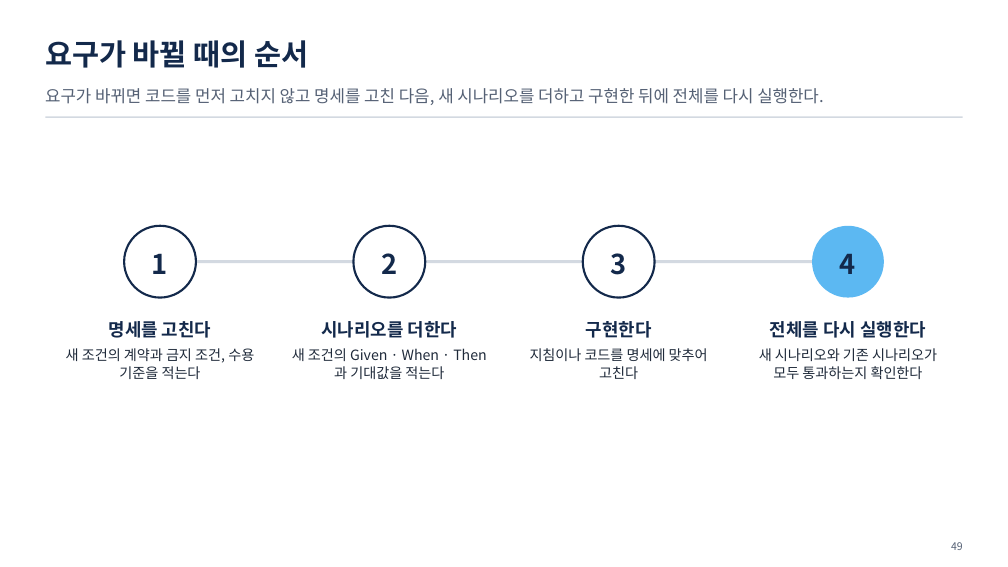
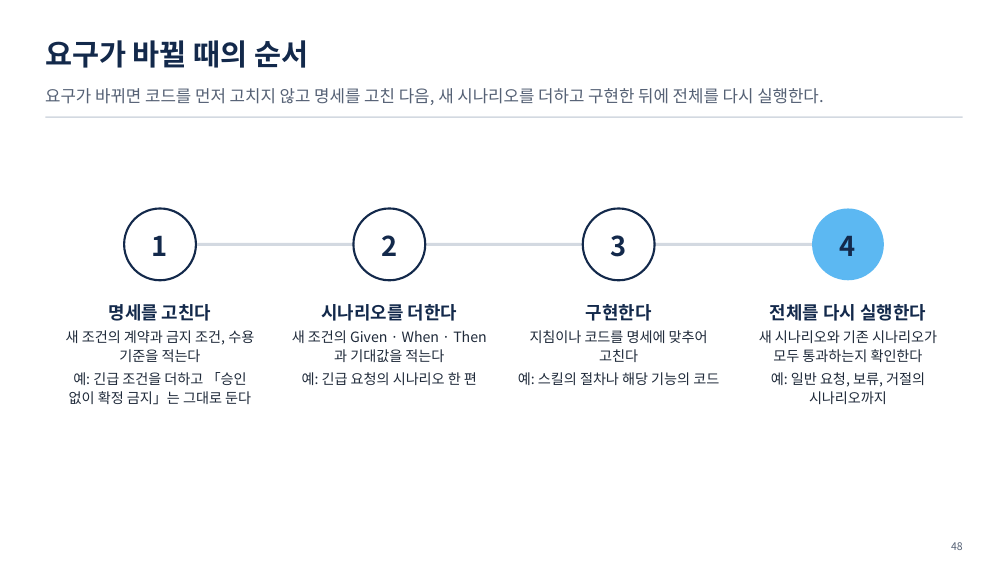
Before and after one commit to uengine-oss/hyd-iot-edu, a slide deck: slide 48 of docs/교재/통합반/08일차/통합반_08일차.pptx (slide 49 before the commit). Drawn at 1008x567 pixels with LibreOffice and Linux fonts; fonts in the diff are those of the drawing. Boxes give left, top, right and bottom in pixels: in the first picture for what was removed or moved away, otherwise in the second. Text is boxed around its words. In the diff, an @@ line names an element or a change of style, - is before the commit and + after.

```diff
--- a/docs/교재/통합반/08일차/통합반_08일차.pptx
+++ b/docs/교재/통합반/08일차/통합반_08일차.pptx
@@ 4 texts, 4 ellipses, 1 rectangle: place and size @@
-4 texts, 4 ellipses, 1 rectangle at [124, 226, 884, 298]
+4 texts, 4 ellipses, 1 rectangle at [124, 209, 884, 281]
@@ text "명세를 고친다": place and size @@
-text "명세를 고친다" at [66, 321, 254, 379]
+text "명세를 고친다" at [66, 304, 254, 405]
@@ text "시나리오를 더한다": place and size @@
-text "시나리오를 더한다" at [292, 321, 457, 379]
+text "시나리오를 더한다" at [292, 304, 477, 385]
@@ text "구현한다": place and size @@
-text "구현한다" at [530, 321, 708, 379]
+text "구현한다" at [518, 304, 719, 385]
@@ text "전체를 다시 실행한다": place and size @@
-text "전체를 다시 실행한다" at [759, 321, 937, 379]
+text "전체를 다시 실행한다" at [759, 304, 937, 404]
@@ text at [69, 372, 251, 405]: paragraph added @@
+예: 긴급 조건을 더하고 「승인 없이 확정 금지」는 그대로 둔다
@@ text at [302, 372, 477, 385]: paragraph added @@
+예: 긴급 요청의 시나리오 한 편
@@ text at [518, 372, 719, 385]: paragraph added @@
+예: 스킬의 절차나 해당 기능의 코드
@@ text at [771, 372, 925, 404]: paragraph added @@
+예: 일반 요청, 보류, 거절의 시나리오까지
```
Also in this commit, not shown: 28 other slides changed, 1 slide removed, 12 other files.
